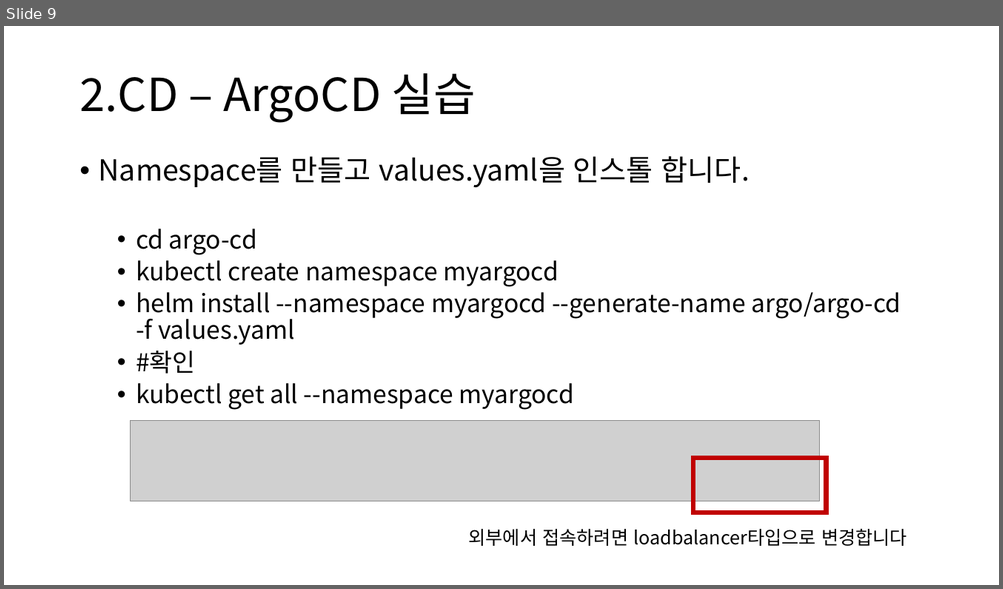
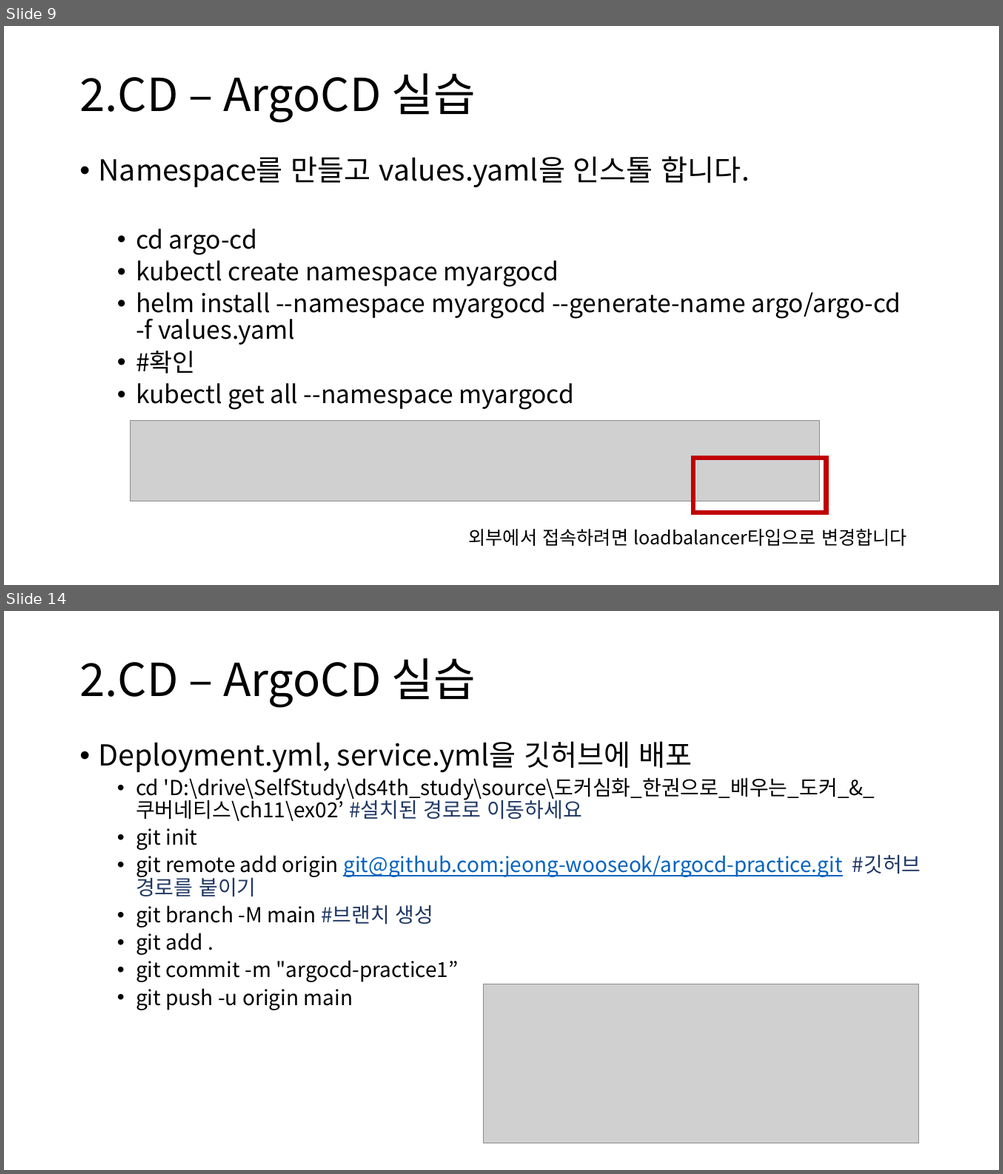
Before and after one commit to truthsj/ds4th_study, a slide deck: source/도커심화_한권으로_배우는_도커_&_쿠버네티스/ch11_깃허브 액션과 ArgoCD를 활용한 CICD.pptx. Shown one above the other, each under a label of ours: slide 9 before the commit, slides 9 and 14 after it; the slides between them are not shown. The pictures are 1003x589 and 1003x1174 pixels, drawn with LibreOffice and Linux fonts; fonts in the diff are those of the drawing; grey boxes stand for pictures. Boxes give left, top, right and bottom in pixels: in the first picture for what was removed or moved away, otherwise in the second. Text is boxed around its words. In the diff, an @@ line names an element or a change of style, - is before the commit and + after.

Commit message:
241128_update_wooseok

```diff
--- a/source/도커심화_한권으로_배우는_도커_&_쿠버네티스/ch11_깃허브 액션과 ArgoCD를 활용한 CICD.pptx
+++ b/source/도커심화_한권으로_배우는_도커_&_쿠버네티스/ch11_깃허브 액션과 ArgoCD를 활용한 CICD.pptx
@@ slide 14 added at [4, 611, 999, 1170], background #FFFFFF @@
@@ title added at [79, 658, 475, 708], 44 pt, text #000000 @@
+2.CD – ArgoCD 실습
@@ text added at [99, 741, 921, 1011], 20 pt, text #000000 @@
+• Deployment.yml, service.yml을 깃허브에 배포
+  • cd 'D:\drive\SelfStudy\ds4th_study\source\도커심화_한권으로_배우는_도커_&_쿠버네티스\ch11\ex02’ #설치된 경로로 이동하세요
+  • git init
+  • git remote add origin git@github.com:jeong-wooseok/argocd-practice.git #깃허브 경로를 붙이기
+  • git branch -M main #브랜치 생성
+  • git add .
+  • git commit -m "argocd-practice1”
+  • git push -u origin main
@@ picture added at [484, 984, 919, 1143] @@
```
Also in this commit, not shown: 1 slide changed, 11 other slides added.
